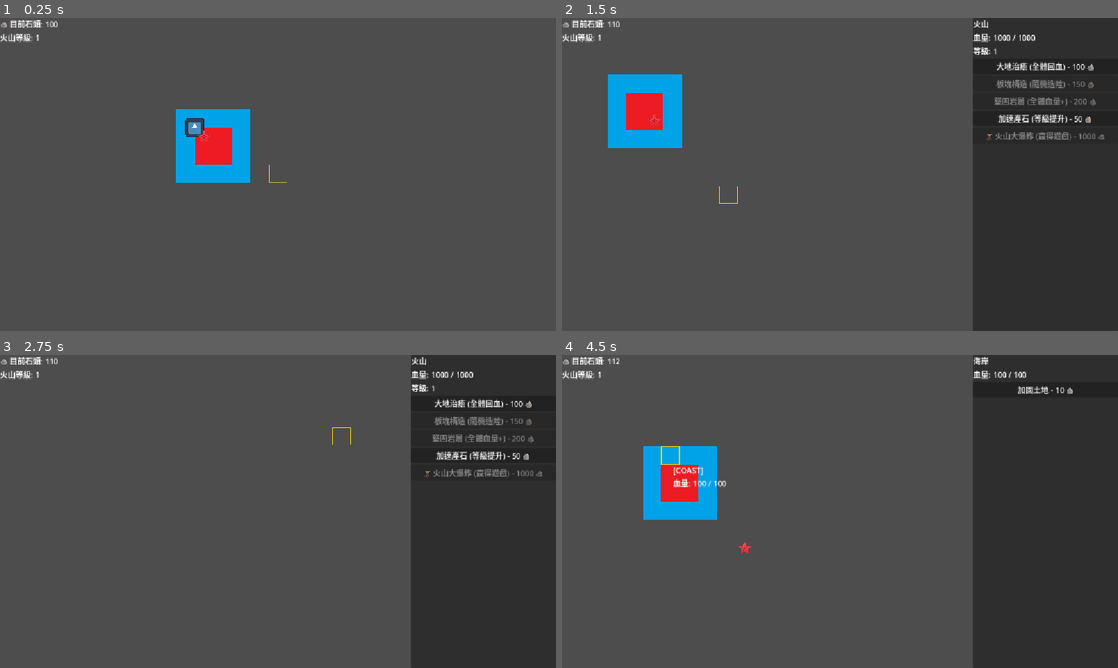
Above: before the commit, frames 1-4 (two rows, left to right).
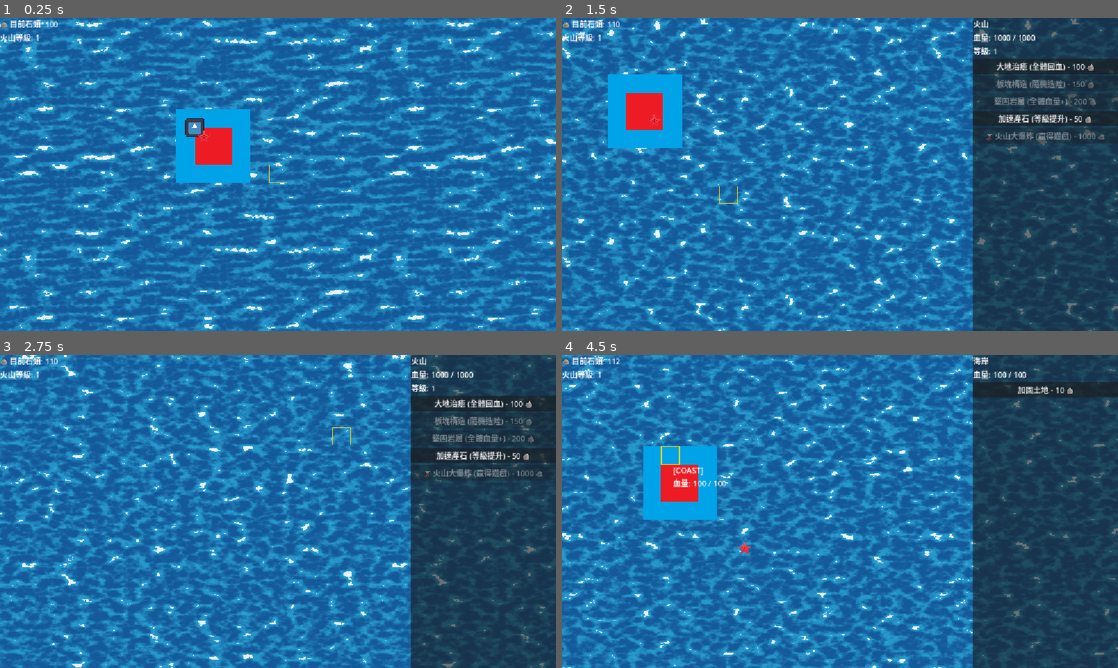
Above: after the commit, the same moments.

Repository: LeoTengAMao/GameJam2026
Game: Godot game, scene res://Tscn/MapManager.tscn
Same seed, same stepped clock (60 frames per second), same inputs: the game is played once before the commit and once after it. The engine's default icon, where the game draws it, is replaced by a stand-in: a white triangle on a blue panel in a dark square.
Inputs (mouse positions are in pixels of both pictures, inside the frame that each line leads up to):
- Up to frame 1 (0.25 s): no input
- Up to frame 2 (1.5 s): move the mouse to (756, 127) at 0.52 s; hold D 0.53-1.28 s; click (756, 127) at 0.67 s; move the mouse to (728, 190) at 1.27 s; hold S from 1.28 s (still down); click (728, 190) at 1.42 s
- Up to frame 3 (2.75 s): move the mouse to (333, 442) at 2.02 s; release S at 2.03 s; hold D from 2.03 s (still down); click (333, 442) at 2.17 s
- Up to frame 4 (4.5 s): move the mouse to (812, 574) at 2.77 s; release D at 2.78 s; hold W 2.78-3.53 s; click (812, 574) at 2.92 s; move the mouse to (1006, 558) at 3.52 s; hold A from 3.53 s (still down); click (1006, 558) at 3.67 s; move the mouse to (667, 458) at 4.27 s; click (667, 458) at 4.42 s

The runs differ from the first frame. In frame 1, 97% of the frame differs, in the area x 0-100%, y 0-100%; in frame 2, 92%; in frame 3, 95%; in frame 4, 95%.

Commit message:
加入背景

Diff:
--- /dev/null
+++ b/Assests/Shader/Ocean.gdshader
@@ -0,0 +1,35 @@
+shader_type canvas_item;
+
+// 🌟 引入外部的噪音圖片 (記得開啟 repeat_enable 讓圖片可以無限拼接)
+uniform sampler2D noise_tex : repeat_enable, filter_linear;
+
+// 海水顏色層次
+uniform vec4 deep_water : source_color = vec4(0.08, 0.35, 0.6, 1.0);    // 深海暗部
+uniform vec4 shallow_water : source_color = vec4(0.15, 0.6, 0.8, 1.0);  // 淺海亮部
+uniform vec4 foam_color : source_color = vec4(0.9, 0.95, 1.0, 1.0);     // 浪花反光
+
+uniform float wave_speed = 0.03; // 整體流速
+uniform float wave_scale = 3.0;  // 波浪的密集度 (數值越大，海浪越細碎)
+
+void fragment() {
+    // 讓 UV 乘以密集度
+    vec2 uv = UV * wave_scale;
+
+    // 🌊 第一層海浪 (往右上角緩慢流動)
+    vec2 uv1 = uv + vec2(TIME * wave_speed, TIME * wave_speed * 0.8);
+    float noise1 = texture(noise_tex, uv1).r;
+
+    // 🌊 第二層海浪 (往左上角流動，速度與方向稍微錯開)
+    vec2 uv2 = uv + vec2(-TIME * wave_speed * 0.7, TIME * wave_speed * 1.1);
+    float noise2 = texture(noise_tex, uv2).r;
+
+    // ✨ 核心魔法：將兩層不同方向的波浪相乘，製造出極度真實的「水面波光網格」
+    float combined_noise = noise1 * noise2;
+
+    // 🎨 上色階段：根據噪音的深淺，依序塗上 深海 -> 淺海 -> 浪花
+    // smoothstep 可以創造出非常柔和的漸層過渡
+    vec4 color = mix(deep_water, shallow_water, smoothstep(0.1, 0.4, combined_noise));
+    color = mix(color, foam_color, smoothstep(0.45, 0.5, combined_noise)); // 只有最高點才會出現白色浪花
+
+    COLOR = color;
+}
--- a/Script/EventManager.gd
+++ b/Script/EventManager.gd
@@ -38,3 +38,4 @@
 
 var is_heart_surrounded: bool = false
 signal game_won
+signal game_over
--- /dev/null
+++ b/Tscn/EndGameUI.gd
@@ -0,0 +1,61 @@
+extends CanvasLayer
+
+@onready var color_rect = $ColorRect
+@onready var title_label = $CenterContainer/PanelContainer/VBoxContainer/TitleLabel
+@onready var desc_label = $CenterContainer/PanelContainer/VBoxContainer/DescLabel
+@onready var restart_btn = $CenterContainer/PanelContainer/VBoxContainer/RestartBtn
+
+func _ready() -> void:
+	# 遊戲剛開始時，結算畫面必須是隱藏的
+	hide()
+
+	# 綁定按鈕點擊事件
+	restart_btn.pressed.connect(_on_restart_pressed)
+
+	# 🔌 監聽終局廣播
+	EventManager.game_won.connect(show_win_screen)
+	EventManager.game_over.connect(show_lose_screen)
+
+# 🏆 顯示勝利畫面
+func show_win_screen() -> void:
+	title_label.text = "🎉 偉大的勝利！"
+	title_label.add_theme_color_override("font_color", Color(1, 0.8, 0)) # 變成金色
+	desc_label.text = "火山大爆炸摧毀了海洋之心！\n你的島嶼永遠安全了！"
+
+	_play_popup_animation()
+
+# 💀 顯示失敗畫面
+func show_lose_screen() -> void:
+	title_label.text = "💀 遊戲結束"
+	title_label.add_theme_color_override("font_color", Color(1, 0.2, 0.2)) # 變成紅色
+	desc_label.text = "火山核心被海水無情吞噬...\n世界沉入了海底。"
+
+	_play_popup_animation()
+
+# UI 彈出動畫與暫停遊戲
+func _play_popup_animation() -> void:
+	show()
+
+	# 讓背景變暗、面板從小變大的彈出動畫
+	color_rect.modulate.a = 0
+	$CenterContainer.scale = Vector2(0.5, 0.5)
+
+	var tween = create_tween().set_parallel(true)
+	tween.tween_property(color_rect, "modulate:a", 1.0, 0.5)
+	tween.tween_property($CenterContainer, "scale", Vector2(1, 1), 0.5).set_trans(Tween.TRANS_BACK).set_ease(Tween.EASE_OUT)
+
+	# 暫停整個遊戲（包含石頭掉落、海怪移動、侵蝕倒數都會停止！）
+	get_tree().paused = true
+
+# 🔄 重新開始遊戲
+func _on_restart_pressed() -> void:
+	# 1. 解除暫停狀態
+	get_tree().paused = false
+
+	# 2. 非常重要：清空 EventManager 裡的全域變數與資料！
+	# 否則重新開始後，系統會以為海洋之心還是被包圍的，或是地圖資料殘留
+	EventManager.is_heart_surrounded = false
+	EventManager.simple_map_data.clear()
+
+	# 3. 重新載入當前場景 (等同於 F5 刷新)
+	get_tree().reload_current_scene()
--- a/Tscn/MapManager.tscn
+++ b/Tscn/MapManager.tscn
@@ -10,6 +10,8 @@
 [ext_resource type="Script" uid="uid://c7c3fkxjo7w6u" path="res://Script/GenerateRock/GenerateAreaPool.gd" id="7_huse1"]
 [ext_resource type="PackedScene" uid="uid://buis80p43kt25" path="res://Tscn/generate_area.tscn" id="8_nvhh3"]
 [ext_resource type="Script" uid="uid://b2tha7dub5ovs" path="res://Script/SkillManager.gd" id="9_105op"]
+[ext_resource type="PackedScene" uid="uid://jrq8ojai3yye" path="res://Tscn/EndGameUI.tscn" id="11_nvhh3"]
+[ext_resource type="Shader" uid="uid://wsbnr5jpmsdh" path="res://Assests/Shader/Ocean.gdshader" id="12_bfyrq"]
 
 [sub_resource type="TileSetAtlasSource" id="TileSetAtlasSource_ba2e8"]
 texture = ExtResource("2_7e4a0")
@@ -191,6 +193,24 @@
 
 [sub_resource type="PackedScene" id="PackedScene_105op"]
 
+[sub_resource type="FastNoiseLite" id="FastNoiseLite_bfyrq"]
+noise_type = 2
+frequency = 0.0486
+
+[sub_resource type="NoiseTexture2D" id="NoiseTexture2D_1x38d"]
+noise = SubResource("FastNoiseLite_bfyrq")
+seamless = true
+seamless_blend_skirt = 0.05
+
+[sub_resource type="ShaderMaterial" id="ShaderMaterial_1x38d"]
+shader = ExtResource("12_bfyrq")
+shader_parameter/noise_tex = SubResource("NoiseTexture2D_1x38d")
+shader_parameter/deep_water = Color(0.08, 0.35, 0.6, 1)
+shader_parameter/shallow_water = Color(0.15, 0.6, 0.8, 1)
+shader_parameter/foam_color = Color(0.9, 0.95, 1, 1)
+shader_parameter/wave_speed = 0.05
+shader_parameter/wave_scale = 1.5
+
 [node name="MapManager" type="Node2D" unique_id=336161256]
 script = ExtResource("1_xgl8j")
 
@@ -219,3 +239,17 @@
 [node name="SkillManager" type="Node2D" parent="." unique_id=612887923]
 script = ExtResource("9_105op")
 CD = SubResource("PackedScene_105op")
+
+[node name="EndUI" parent="." unique_id=16656824 instance=ExtResource("11_nvhh3")]
+
+[node name="Background" type="CanvasLayer" parent="." unique_id=873417670]
+layer = -5
+
+[node name="Ocean" type="ColorRect" parent="Background" unique_id=1737348571]
+material = SubResource("ShaderMaterial_1x38d")
+anchors_preset = 15
+anchor_right = 1.0
+anchor_bottom = 1.0
+grow_horizontal = 2
+grow_vertical = 2
+mouse_filter = 2
--- /dev/null
+++ b/Tscn/Ocean.gdshader
@@ -0,0 +1,14 @@
+shader_type canvas_item;
+
+void vertex() {
+	// Called for every vertex the material is visible on.
+}
+
+void fragment() {
+	// Called for every pixel the material is visible on.
+}
+
+//void light() {
+//	// Called for every pixel for every light affecting the CanvasItem.
+//	// Uncomment to replace the default light processing function with this one.
+//}
Binary file added: Assests/Shader/Noise.png
Not shown, added: Assests/Shader/Noise.png.import
Not shown, added: Assests/Shader/Ocean.gdshader.uid
Not shown, added: Tscn/EndGameUI.gd.uid
Not shown, added: Tscn/Ocean.gdshader.uid
